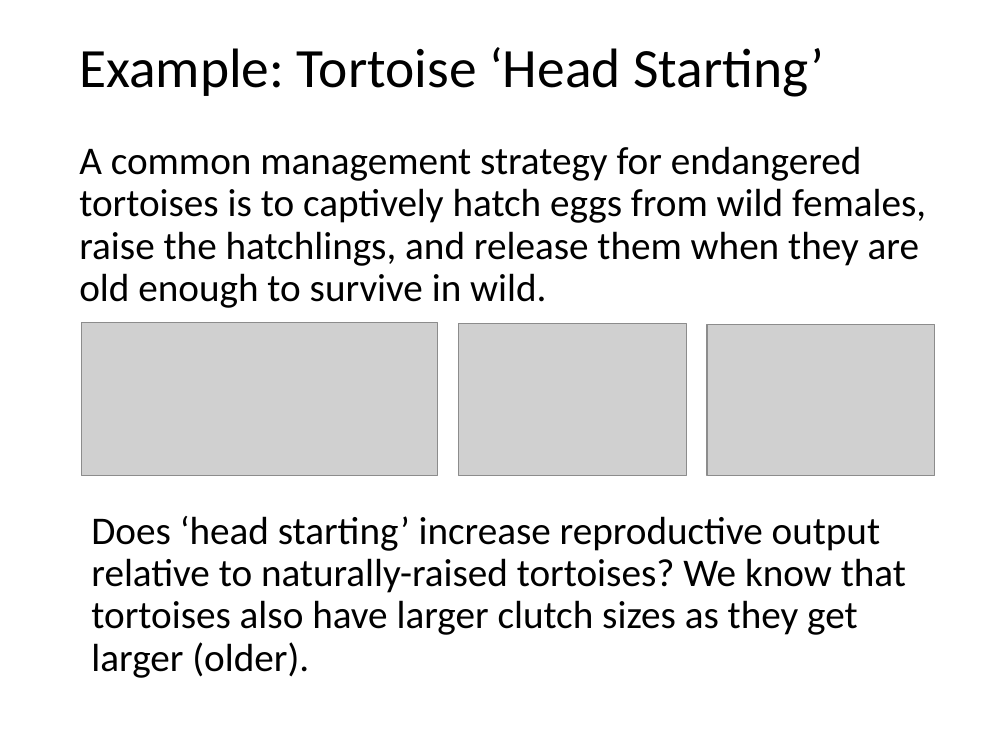
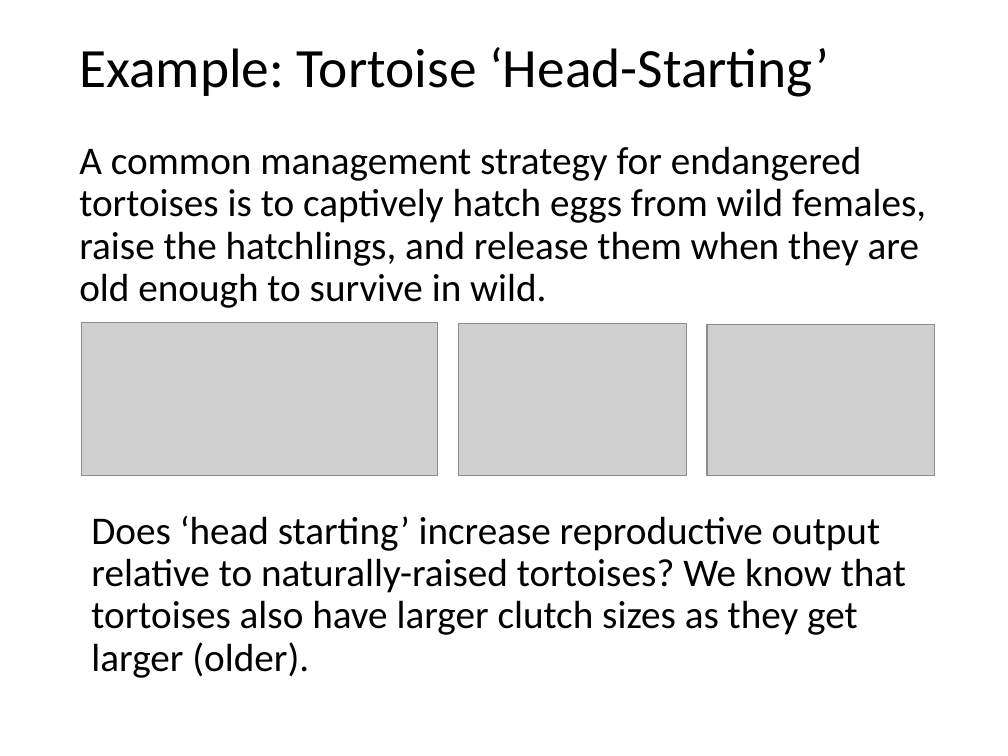
Before and after one commit to cmgienger/6-ANCOVA, a slide deck: slide 5 of 6-ANCOVA-separate-slopes.pptx. Drawn at 1008x756 pixels with LibreOffice and Linux fonts; fonts in the diff are those of the drawing; grey boxes stand for pictures. Boxes give left, top, right and bottom in pixels: in the first picture for what was removed or moved away, otherwise in the second. Text is boxed around its words. In the diff, an @@ line names an element or a change of style, - is before the commit and + after.

```diff
--- a/6-ANCOVA-separate-slopes.pptx
+++ b/6-ANCOVA-separate-slopes.pptx
@@ title at box(79, 47, 829, 97): text changed @@
-Example: Tortoise ‘Head Starting’
+Example: Tortoise ‘Head-Starting’
```
Also in this commit, not shown: 1 other slide changed.
